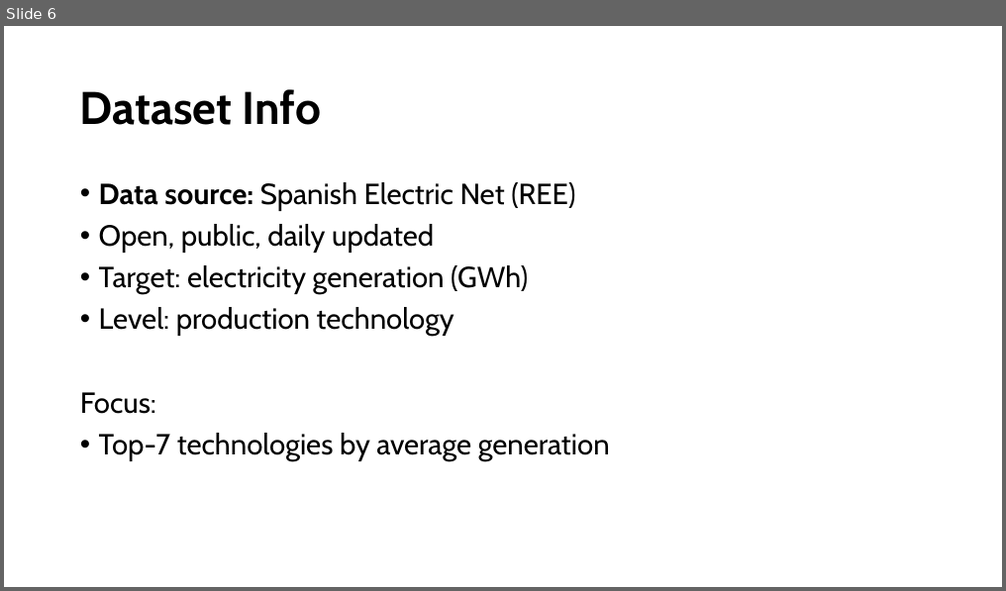
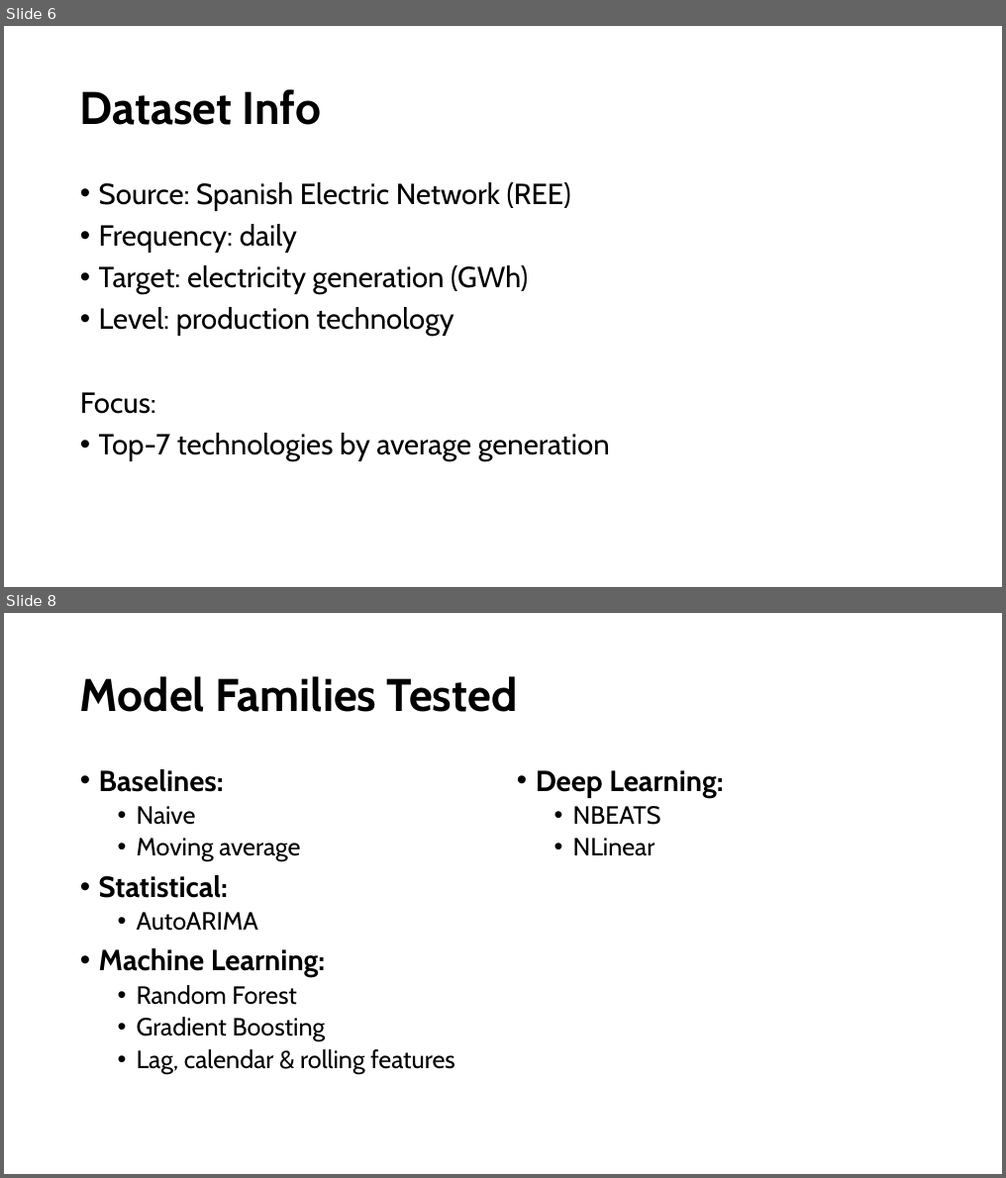
Before and after one commit to mireiamonbu/Spanish-Forecasters-MireiaMontoya-EnriqueRuiz, a slide deck: presentation/CapstonProject.pptx. Shown one above the other, each under a label of ours: slide 6 before the commit, slides 6 and 8 after it; the slides between them are not shown. The pictures are 1006x591 and 1006x1178 pixels, drawn with LibreOffice and Linux fonts; fonts in the diff are those of the drawing. Boxes give left, top, right and bottom in pixels: in the first picture for what was removed or moved away, otherwise in the second. Text is boxed around its words. In the diff, an @@ line names an element or a change of style, - is before the commit and + after.

```diff
--- a/presentation/CapstonProject.pptx
+++ b/presentation/CapstonProject.pptx
@@ slide 8 added at <box>4,613,1002,1174</box>, background #FFFFFF @@
@@ title added at <box>80,676,518,712</box>, 44 pt, text #000000, bold @@
+Model Families Tested
@@ text added at <box>99,769,455,1074</box>, 24 pt, text #000000 @@
+• Baselines:
+  • Naive
+  • Moving average
+• Statistical:
+  • AutoARIMA
+• Machine Learning:
+  • Random Forest
+  • Gradient Boosting
+  • Lag, calendar & rolling features
@@ text added at <box>536,770,723,857</box>, 28 pt, text #000000, bold @@
+• Deep Learning:
+  • NBEATS
+  • NLinear
@@ slide 6 changed as well @@
@@ text at <box>99,182,571,253</box>: text changed @@
-• Data source: Spanish Electric Net (REE)
-• Open, public, daily updated
+• Source: Spanish Electric Network (REE)
+• Frequency: daily
```
Also in this commit, not shown: 4 other slides changed, 5 other slides added, 2 slides removed, 1 other file.
